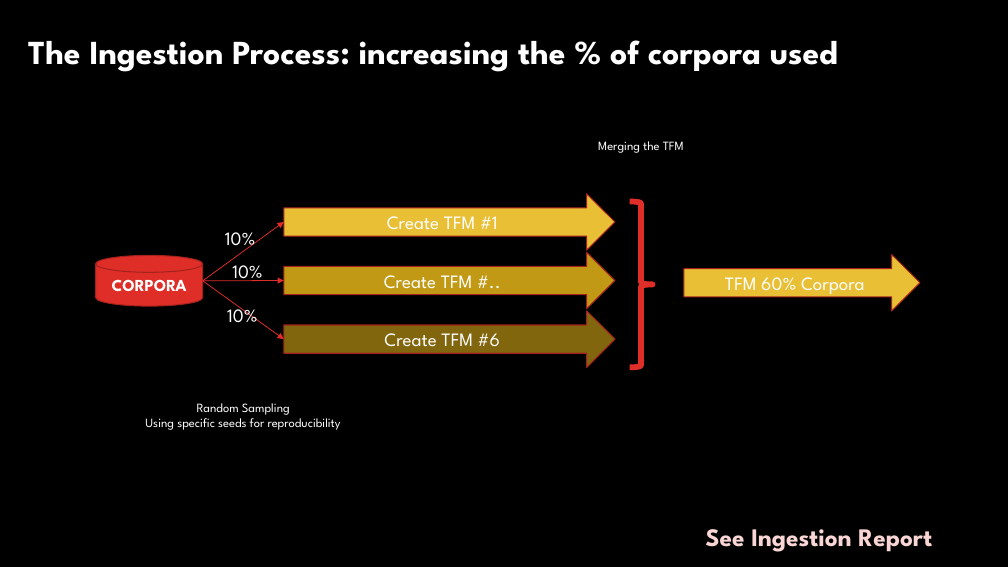
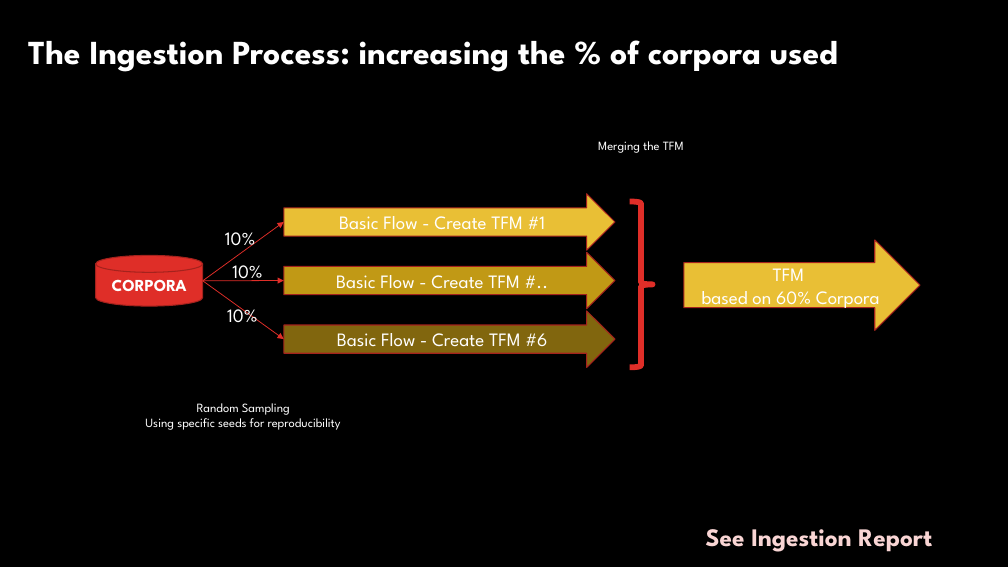
Before and after one commit to pparacch/CapstoneProjectDataScienceSpecialization, a slide deck: slide 12 of notes/meetUp_case_textPrediction.pptx. Drawn at 1008x567 pixels with LibreOffice and Linux fonts; fonts in the diff are those of the drawing; background and template pictures are left out. Boxes give left, top, right and bottom in pixels: in the first picture for what was removed or moved away, otherwise in the second. Text is boxed around its words. In the diff, an @@ line names an element or a change of style, - is before the commit and + after.

```diff
--- a/notes/meetUp_case_textPrediction.pptx
+++ b/notes/meetUp_case_textPrediction.pptx
@@ text in right arrow at [339, 216, 546, 236]: text changed @@
-Create TFM #1
+Basic Flow - Create TFM #1
@@ right arrow "TFM": place and size @@
-right arrow "TFM" at [684, 255, 920, 312]
+right arrow "TFM" at [684, 240, 920, 330]
@@ text in right arrow at [702, 262, 880, 310]: text changed @@
-TFM 60% Corpora
+TFM
+based on 60% Corpora
@@ text in right arrow at [336, 275, 520, 289]: text changed @@
-Create TFM #..
+Basic Flow - Create TFM #..
@@ text in right arrow at [337, 333, 547, 347]: text changed @@
-Create TFM #6
+Basic Flow - Create TFM #6
```
Also in this commit, not shown: 4 other slides changed.
